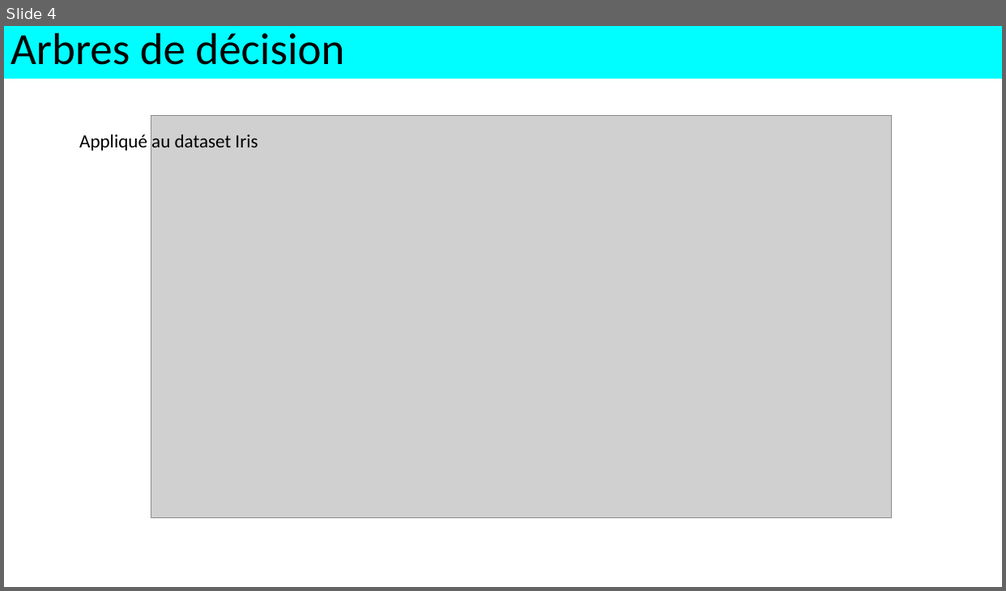
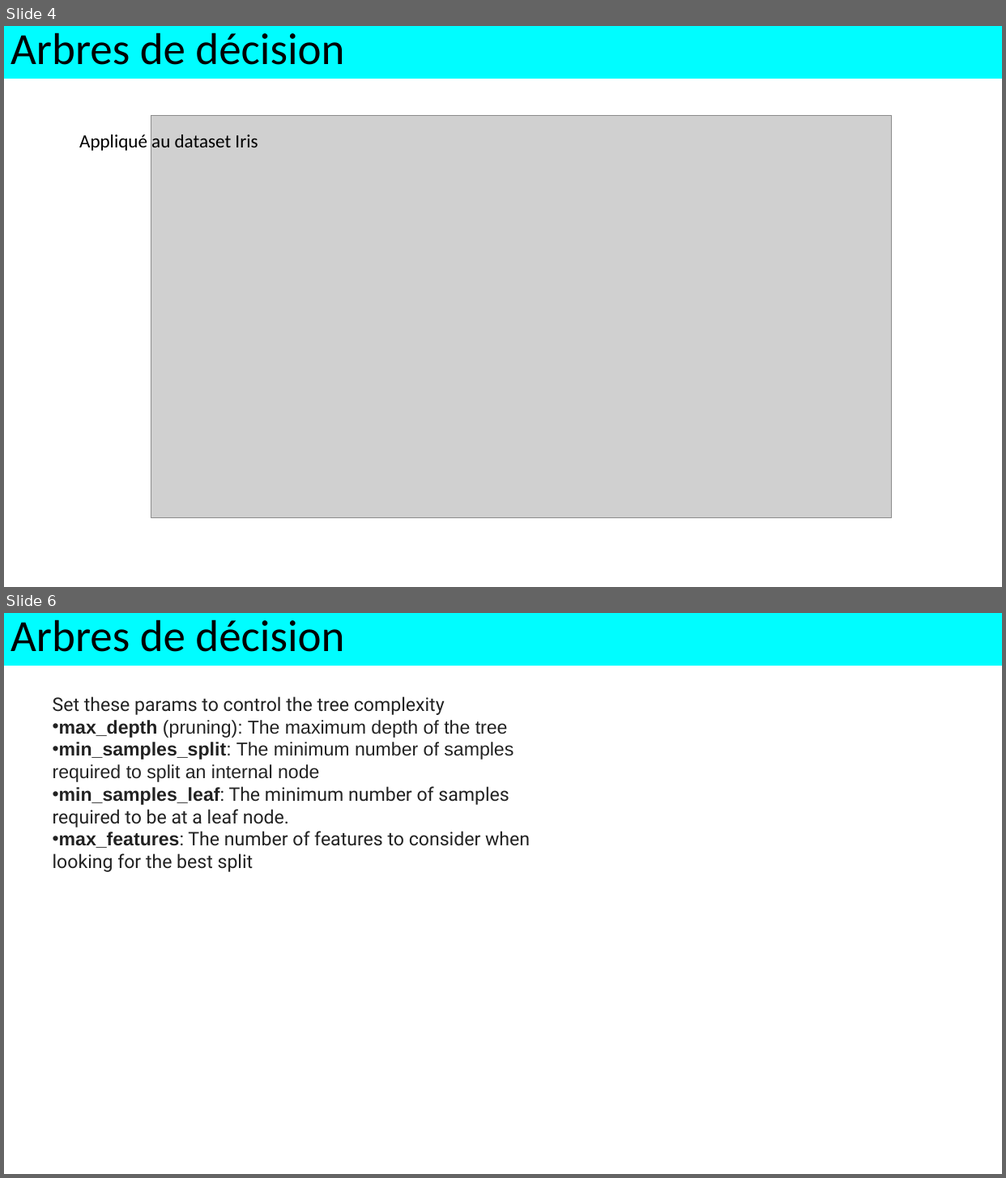
Before and after one commit to alexisperrier/XEmines_DataScience_2020, a slide deck: slides/XEM20_S1D7_random_forests.pptx. Shown one above the other, each under a label of ours: slide 4 before the commit, slides 4 and 6 after it; the slides between them are not shown. The pictures are 1006x591 and 1006x1178 pixels, drawn with LibreOffice and Linux fonts; fonts in the diff are those of the drawing; grey boxes stand for pictures. Boxes give left, top, right and bottom in pixels: in the first picture for what was removed or moved away, otherwise in the second. Text is boxed around its words. In the diff, an @@ line names an element or a change of style, - is before the commit and + after.

```diff
--- a/slides/XEM20_S1D7_random_forests.pptx
+++ b/slides/XEM20_S1D7_random_forests.pptx
@@ slide 6 added at bbox=[4, 613, 1002, 1174], background #FFFFFF @@
@@ rectangle added at bbox=[4, 613, 1002, 666], fill #00FDFF, 42.9 pt, text #000000 @@
+Arbres de décision
@@ text added at bbox=[53, 696, 530, 872], 18 pt, text #222222 @@
+Set these params to control the tree complexity
+• max_depth (pruning): The maximum depth of the tree
+• min_samples_split: The minimum number of samples required to split an internal node
+• min_samples_leaf: The minimum number of samples required to be at a leaf node.
+• max_features: The number of features to consider when looking for the best split
```
Also in this commit, not shown: 1 slide changed, 6 other slides added.
